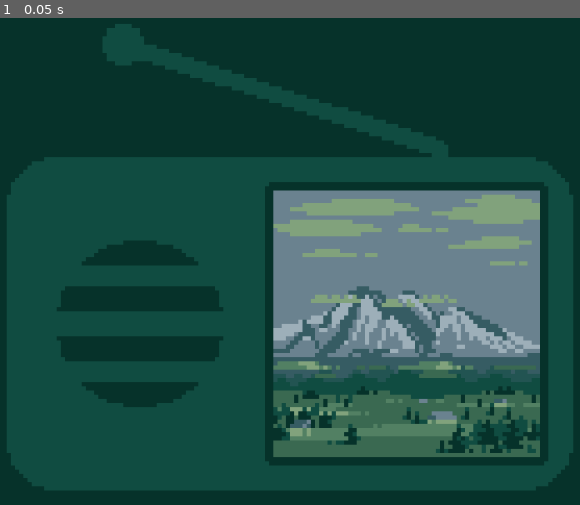
Above: before the commit, frame 1.
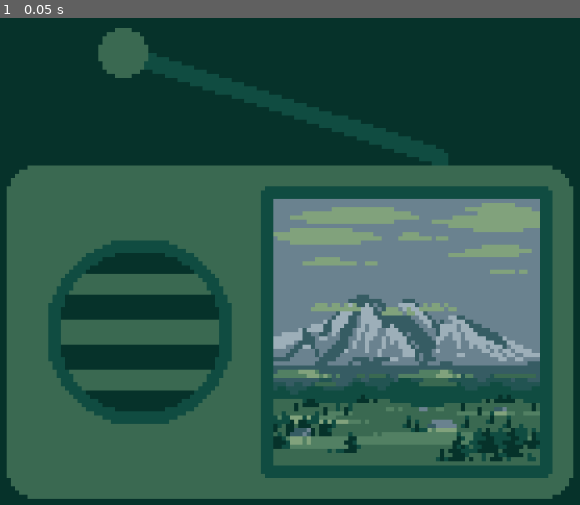
Above: after the commit, the same moment.

Repository: auranym/tunepix
Game: Godot game, scene res://main.tscn
The game is run twice, just before and just after one commit, with the same random seed, the same clock (stepped at 60 frames per second) and the same inputs.
Inputs:
- Up to frame 1 (0.05 s): no input

The runs differ from the first frame. In frame 1, 48% of the frame differs, in the area x 1-99%, y 1-99%.

Commit message:
added color configs per visual element, added size config for outlines

Diff:
--- a/main.tscn
+++ b/main.tscn
@@ -33,9 +33,9 @@
 anchor_right = 0.5
 anchor_bottom = 0.5
 offset_left = -68.0
-offset_top = -57.0
+offset_top = -58.5
 offset_right = 68.0
-offset_bottom = 57.0
+offset_bottom = 58.5
 grow_horizontal = 2
 grow_vertical = 2
 config = ExtResource("2_w4g57")
--- a/test/mountain_song_config.tres
+++ b/test/mountain_song_config.tres
@@ -21,24 +21,28 @@
 eval_type = 0
 eval_curve = 0
 fps = 24
-art = ExtResource("1_7sgp7")
+art_texture = ExtResource("1_7sgp7")
 art_outline = true
+art_outline_size = 3
+art_outline_color = Color(0.0627451, 0.298039, 0.254902, 1)
 art_padding = 8
-color_light = Color(0.0235294, 0.196078, 0.164706, 1)
-color_med = Color(0.0235294, 0.196078, 0.164706, 1)
-color_dark = Color(0.0627451, 0.298039, 0.254902, 1)
-color_theme = 1
-border_radius = 12
-gap = 2
+box_color = Color(0.227451, 0.411765, 0.317647, 1)
+box_border_radius = 8
+box_gap = 2
 speaker_placement = 0
 speaker_alignment = 1
-speaker_outline = false
+speaker_color = Color(0.0235294, 0.196078, 0.164706, 1)
+speaker_outline = true
+speaker_outline_size = 3
+speaker_outline_color = Color(0.0627451, 0.298039, 0.254902, 1)
 speaker_radius = 20
 speaker_bump_radius = 10
 speaker_partitions = 3
 speaker_padding = 2
 antenna_visible = true
+antenna_color = Color(0.0627451, 0.298039, 0.254902, 1)
 antenna_length = 80
 antenna_width = 4
-antenna_receiver_radius = 3
+antenna_receiver_radius = 4
+antenna_receiver_color = Color(0.227451, 0.411765, 0.317647, 1)
 antenna_angle = 18
--- a/tune_pix.gd
+++ b/tune_pix.gd
@@ -128,7 +128,7 @@
 
 
 func _set_radio_size():
-	if config and config.art:
+	if config and config.art_texture:
 		# Calculate antenna bounding box height
 		var antenna_rect_height = round(
 			abs((config.antenna_length * Vector2.from_angle(deg_to_rad(config.antenna_angle + 180))).y)
@@ -138,14 +138,14 @@
 
 		var speaker_length = 2 * (config.speaker_radius + config.speaker_bump_radius)
 		var width = (
-			config.art.get_width()
-			+ config.gap
+			config.art_texture.get_width()
+			+ config.box_gap
 			+ speaker_length
 			+ config.speaker_padding
 		)
 		if config.speaker_placement == RadioConfig.SpeakerPlacement.BOTH:
 			width += (
-				config.gap
+				config.box_gap
 				+ speaker_length
 				+ config.speaker_padding
 			)
@@ -153,19 +153,13 @@
 			width += config.art_padding
 
 		var height = max(
-			2 * config.art_padding + config.art.get_height(),
+			2 * config.art_padding + config.art_texture.get_height(),
 			2 * config.speaker_padding + speaker_length
 		)
 
 		_box_rect = Rect2(
 			Vector2(0, antenna_rect_height),
 			Vector2(width, height)
-			#(
-				#config.art.get_size()
-				#+ Vector2(config.art_padding, config.art_padding)
-				#+ Vector2(config.gap, 0)
-				#+ Vector2(2 * (config.speaker_radius + config.speaker_bump_radius), 0)
-			#)
 		)
 	else:
 		_box_rect = Rect2()
@@ -174,7 +168,7 @@
 
 
 func _draw():
-	if not (config and config.art):
+	if not (config and config.art_texture):
 		return
 
 	if config.antenna_visible:
@@ -233,25 +227,24 @@
 		_box_rect.position.x + _box_rect.size.x - config.speaker_padding - config.speaker_bump_radius - config.speaker_radius,
 		_box_rect.position.y - config.antenna_width / 2.0
 	)
-	var color = config.color_dark if config.color_theme == RadioConfig.ColorTheme.DARK else config.color_light
 	# Connector
 	draw_line(
 		start_pos,
 		start_pos + Vector2(0, config.antenna_width / 2.0),
-		color,
+		config.antenna_color,
 		config.antenna_width
 	)
 	draw_circle(
 		start_pos,
 		config.antenna_width / 2.0,
-		color
+		config.antenna_color
 	)
 
 	# Antenna
 	draw_line(
 		start_pos,
 		start_pos + round(config.antenna_length * unit_vector),
-		color,
+		config.antenna_color,
 		config.antenna_width
 	)
 
@@ -259,15 +252,15 @@
 	draw_circle(
 		start_pos + round(config.antenna_length * unit_vector),
 		config.antenna_width / 2.0 + config.antenna_receiver_radius,
-		color
+		config.antenna_receiver_color
 	)
 
 
 func _draw_background():
 	_draw_rounded_rect(
 		_box_rect,
-		config.color_dark if config.color_theme == RadioConfig.ColorTheme.DARK else config.color_light,
-		config.border_radius
+		config.box_color,
+		config.box_border_radius
 	)
 
 
@@ -310,7 +303,7 @@
 	draw_circle(
 		pos + Vector2(speaker_max_radius, speaker_max_radius),
 		speaker_animated_radius,
-		config.color_dark if config.color_theme == RadioConfig.ColorTheme.LIGHT else config.color_light
+		config.speaker_color
 	)
 	# Speaker partitions
 	var partition_base_position = pos + Vector2(
@@ -329,37 +322,38 @@
 					partition_base_position + Vector2(0, i * partition_width),
 					Vector2(2 * speaker_animated_radius, partition_width)
 				),
-				config.color_light if config.color_theme == RadioConfig.ColorTheme.LIGHT else config.color_dark
+				config.box_color
 			)
 	# Speaker outline
 	if config.speaker_outline:
 		draw_circle(
 			pos + Vector2(speaker_max_radius, speaker_max_radius),
 			speaker_animated_radius + 1,
-			config.color_med,
+			config.speaker_outline_color,
 			false,
-			2
+			config.speaker_outline_size
 		)
 
 
 func _draw_displayed_texture():
-	var art_size = config.art.get_size()
+	var art_size = config.art_texture.get_size()
 	var art_position = _box_rect.position + Vector2(
 		config.art_padding if config.speaker_placement == RadioConfig.SpeakerPlacement.RIGHT else (
-			config.speaker_padding + 2 * (config.speaker_radius + config.speaker_bump_radius) + config.gap
+			config.speaker_padding + 2 * (config.speaker_radius + config.speaker_bump_radius) + config.box_gap
 		),
 		config.art_padding
 	)
+	var outline_size = config.art_outline_size
 	if config.art_outline:
 		_draw_rounded_rect(
 			Rect2(
-				art_position - Vector2(2, 2),
-				art_size + Vector2(4, 4)
+				art_position - Vector2(outline_size, outline_size),
+				art_size + 2 * Vector2(outline_size, outline_size)
 			),
-			config.color_med,
-			2
-		)
-	draw_texture(config.art, art_position)
+			config.art_outline_color,
+			outline_size
+		)
+	draw_texture(config.art_texture, art_position)
 
 
 # Signal callbacks
--- a/tune_pix_config.gd
+++ b/tune_pix_config.gd
@@ -20,10 +20,6 @@
 }
 
 # Radio
-enum ColorTheme {
-	LIGHT,
-	DARK,
-}
 enum SpeakerPlacement {
 	LEFT,
 	BOTH,
@@ -98,45 +94,39 @@
 @export var fps := 24
 
 @export_subgroup("Art", "art_")
-@export var art: Texture2D:
-	set(val):
-		art = val
+@export var art_texture: Texture2D:
+	set(val):
+		art_texture = val
 		visuals_changed.emit()
 @export var art_outline := true:
 	set(val):
 		art_outline = val
 		visuals_changed.emit()
+@export_range(0, 16, 1) var art_outline_size = 2:
+	set(val):
+		art_outline_size = val
+		visuals_changed.emit()
+@export var art_outline_color := Color.GRAY:
+	set(val):
+		art_outline_color = val
+		visuals_changed.emit()
 @export_range(0, 32, 1) var art_padding := 8:
 	set(val):
 		art_padding = val
 		visuals_changed.emit()
 
-@export_subgroup("Colors", "color_")
-@export var color_light: Color = Color.WHITE:
-	set(val):
-		color_light = val
-		visuals_changed.emit()
-@export var color_med: Color = Color.GRAY:
-	set(val):
-		color_med = val
-		visuals_changed.emit()
-@export var color_dark: Color = Color.BLACK:
-	set(val):
-		color_dark = val
-		visuals_changed.emit()
-@export var color_theme: ColorTheme = ColorTheme.LIGHT:
-	set(val):
-		color_theme = val
-		visuals_changed.emit()
-
-@export_subgroup("Box")
-@export_range(0, 32, 1) var border_radius := 8:
-	set(val):
-		border_radius = val
-		visuals_changed.emit()
-@export_range(0, 32, 1) var gap := 8:
-	set(val):
-		gap = val
+@export_subgroup("Box", "box_")
+@export var box_color: Color = Color.WHITE:
+	set(val):
+		box_color = val
+		visuals_changed.emit()
+@export_range(0, 32, 1) var box_border_radius := 8:
+	set(val):
+		box_border_radius = val
+		visuals_changed.emit()
+@export_range(0, 32, 1) var box_gap := 8:
+	set(val):
+		box_gap = val
 		visuals_changed.emit()
 
 @export_subgroup("Speaker", "speaker_")
@@ -148,9 +138,21 @@
 	set(val):
 		speaker_alignment = val
 		visuals_changed.emit()
+@export var speaker_color: Color = Color.BLACK:
+	set(val):
+		speaker_color = val
+		visuals_changed.emit()
 @export var speaker_outline := false:
 	set(val):
 		speaker_outline = val
+		visuals_changed.emit()
+@export_range(0, 16, 1) var speaker_outline_size = 2:
+	set(val):
+		speaker_outline_size = val
+		visuals_changed.emit()
+@export var speaker_outline_color: Color = Color.GRAY:
+	set(val):
+		speaker_outline_color = val
 		visuals_changed.emit()
 @export_range(1, 64, 1) var speaker_radius := 24:
 	set(val):
@@ -174,6 +176,10 @@
 	set(val):
 		antenna_visible = val
 		visuals_changed.emit()
+@export var antenna_color: Color = Color.WHITE:
+	set(val):
+		antenna_color = val
+		visuals_changed.emit()
 @export_range(0, 256, 1) var antenna_length = 64:
 	set(val):
 		antenna_length = val
@@ -186,6 +192,10 @@
 	set(val):
 		antenna_receiver_radius = val
 		visuals_changed.emit()
+@export var antenna_receiver_color: Color = Color.WHITE:
+	set(val):
+		antenna_receiver_color = val
+		visuals_changed.emit()
 @export_range(0, 90, 1) var antenna_angle = 30:
 	set(val):
 		antenna_angle = val
